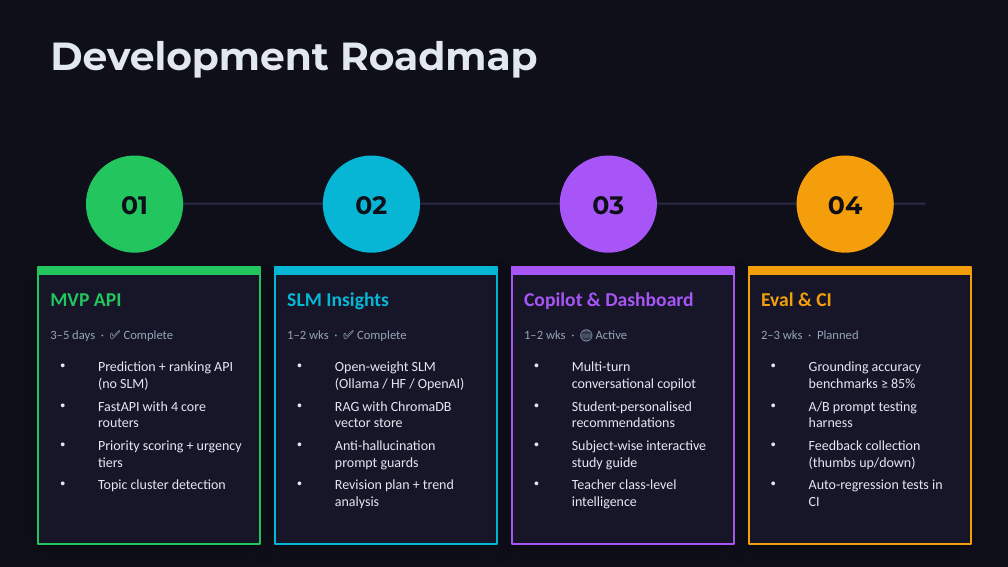
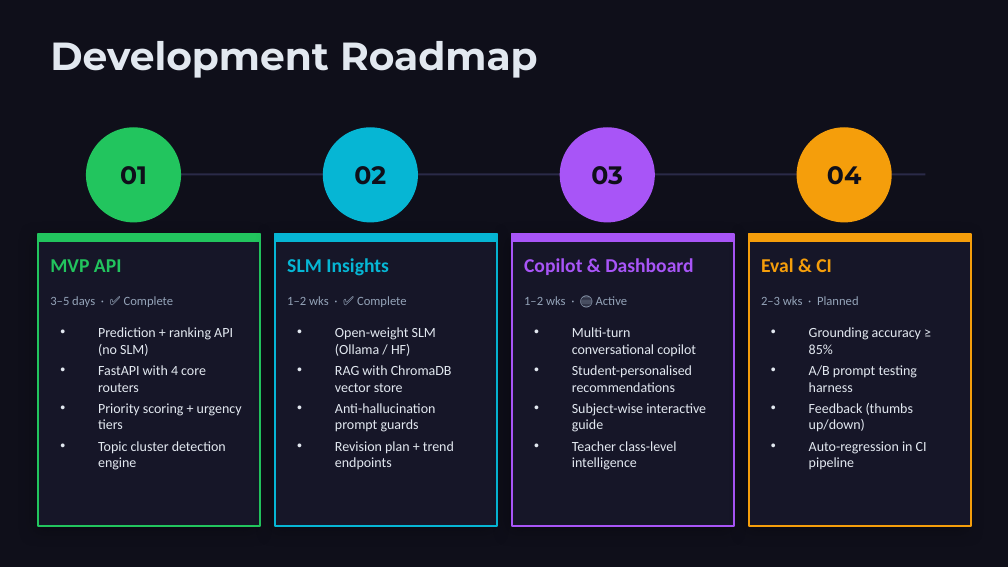
Before and after one commit to firnweh/prajna-slm, a slide deck: slide 9 of docs/prajna-deck/prajna-deck.pptx. Drawn at 1008x567 pixels with LibreOffice and Linux fonts; fonts in the diff are those of the drawing. Boxes give left, top, right and bottom in pixels: in the first picture for what was removed or moved away, otherwise in the second. Text is boxed around its words. In the diff, an @@ line names an element or a change of style, - is before the commit and + after.

```diff
--- a/docs/prajna-deck/prajna-deck.pptx
+++ b/docs/prajna-deck/prajna-deck.pptx
@@ 4 texts, 4 ellipses, 1 line: place and size @@
-4 texts, 4 ellipses, 1 line at <box>87,156,925,252</box>
+4 texts, 4 ellipses, 1 line at <box>87,128,925,222</box>
@@ rectangle: place and size @@
-rectangle at <box>38,267,260,544</box>
+rectangle at <box>38,234,260,526</box>
@@ rectangle: place and size @@
-rectangle at <box>275,267,497,544</box>
+rectangle at <box>275,234,497,526</box>
@@ rectangle: place and size @@
-rectangle at <box>512,267,734,544</box>
+rectangle at <box>512,234,734,526</box>
@@ 8 texts, 4 rectangles: place and size @@
-8 texts, 4 rectangles at <box>38,267,971,341</box>
+8 texts, 4 rectangles at <box>38,234,971,307</box>
@@ rectangle: place and size @@
-rectangle at <box>749,267,971,544</box>
+rectangle at <box>749,234,971,526</box>
@@ text "Prediction + ranking API (no ...": place and size @@
-text "Prediction + ranking API (no ..." at <box>98,361,242,492</box>
+text "Prediction + ranking API (no ..." at <box>98,327,242,470</box>
@@ text at <box>98,327,242,429</box>: less space between paragraphs @@
@@ text "Open-weight SLM (Ollama / HF)": place and size @@
-text "Open-weight SLM (Ollama / HF)" at <box>335,361,465,508</box>
+text "Open-weight SLM (Ollama / HF)" at <box>335,327,454,469</box>
@@ text at <box>335,327,436,356</box>: text changed @@
-• Open-weight SLM (Ollama / HF / OpenAI)
+• Open-weight SLM (Ollama / HF)
@@ text "Multi-turn conversational copilot": place and size @@
-text "Multi-turn conversational copilot" at <box>572,361,706,509</box>
+text "Multi-turn conversational copilot" at <box>572,327,706,470</box>
@@ text at <box>572,327,696,470</box>: less space between paragraphs @@
@@ text "Grounding accuracy ≥ 85%": place and size @@
-text "Grounding accuracy ≥ 85%" at <box>809,361,943,506</box>
+text "Grounding accuracy ≥ 85%" at <box>809,327,927,470</box>
@@ text at <box>809,327,921,354</box>: text changed @@
-• Grounding accuracy benchmarks ≥ 85%
+• Grounding accuracy ≥ 85%
@@ text at <box>335,365,452,432</box>: less space between paragraphs @@
@@ text at <box>809,365,917,392</box>: less space between paragraphs @@
@@ text at <box>572,403,706,432</box>: text changed @@
-• Subject-wise interactive study guide
+• Subject-wise interactive guide
@@ text at <box>809,403,927,470</box>: text changed @@
-• Feedback collection (thumbs up/down)
-• Auto-regression tests in CI
+• Feedback (thumbs up/down)
+• Auto-regression in CI pipeline
@@ text at <box>98,441,226,470</box>: text changed @@
-• Topic cluster detection
+• Topic cluster detection engine
@@ text at <box>335,441,454,469</box>: text changed @@
-• Revision plan + trend analysis
+• Revision plan + trend endpoints
```
Also in this commit, not shown: 9 other slides changed, 1 other file.
